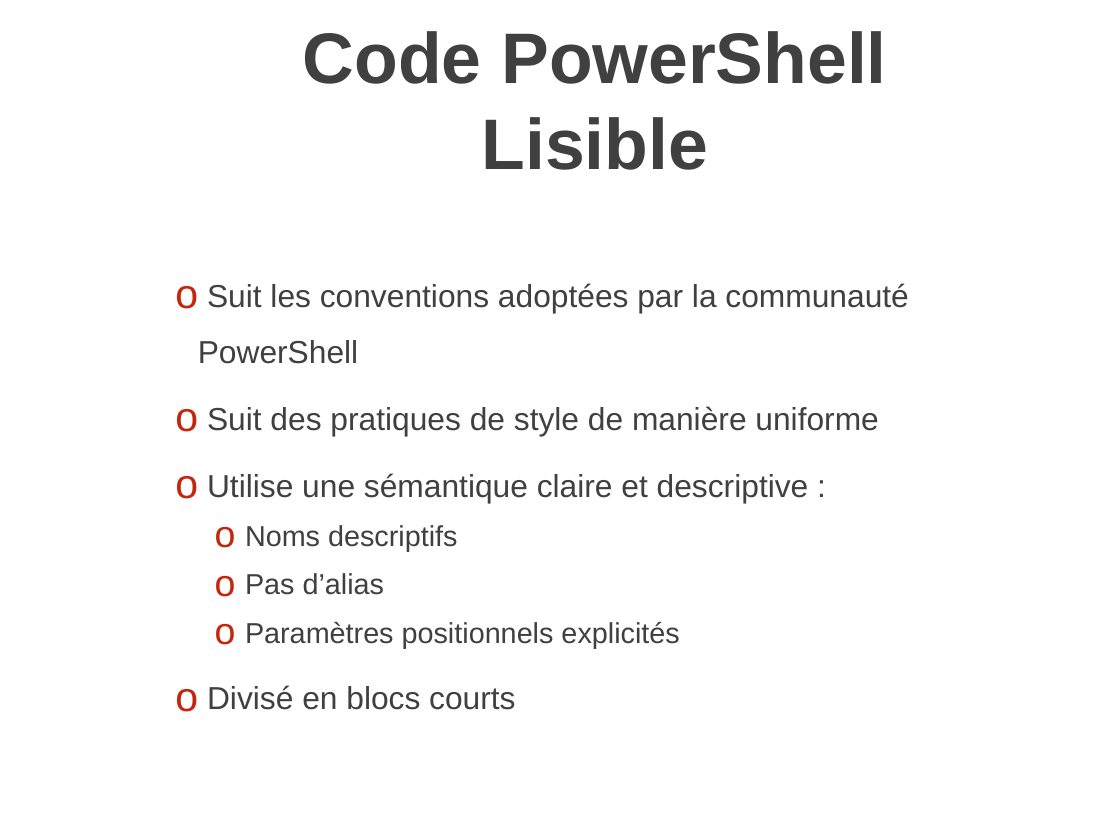
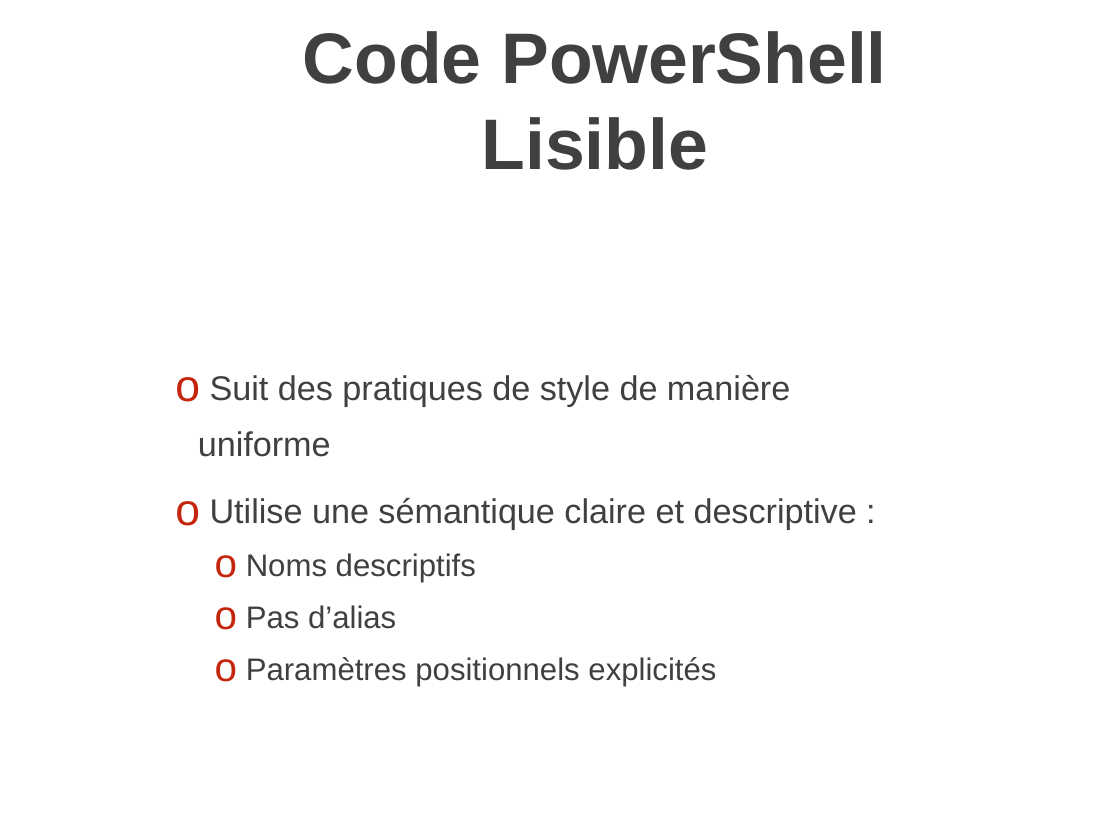
Before and after one commit to MathieuBuisson/FrPSUG-PSCodeHealth, a slide deck: slide 4 of Qualite de code et PSCodeHealth.pptx. Drawn at 1120x840 pixels with LibreOffice and Linux fonts; fonts in the diff are those of the drawing; background and template pictures are left out. Boxes give left, top, right and bottom in pixels: in the first picture for what was removed or moved away, otherwise in the second. Text is boxed around its words. In the diff, an @@ line names an element or a change of style, - is before the commit and + after.

Commit message:
Update lisibility slide

```diff
--- a/Qualite de code et PSCodeHealth.pptx
+++ b/Qualite de code et PSCodeHealth.pptx
@@ text at (198, 283, 908, 364): paragraph removed @@
-o Suit les conventions adoptées par la communauté PowerShell
@@ text "Suit des pratiques de style ...": place and size @@
-text "Suit des pratiques de style ..." at (198, 283, 908, 710)
+text "Suit des pratiques de style ..." at (198, 375, 857, 686)
@@ text "Suit des pratiques de style ..." at (198, 375, 857, 686): size 20.4 to 22 pt in "Suit des pratiques de style de manière ...", "Utilise une sémantique claire et descriptive :"; size 18.5 to 20 pt in "Noms descriptifs", "Pas d’alias", "Paramètres positionnels explicités" @@
@@ text at (207, 685, 515, 710): paragraph removed @@
-o Divisé en blocs courts
```
Also in this commit, not shown: 1 other file.
